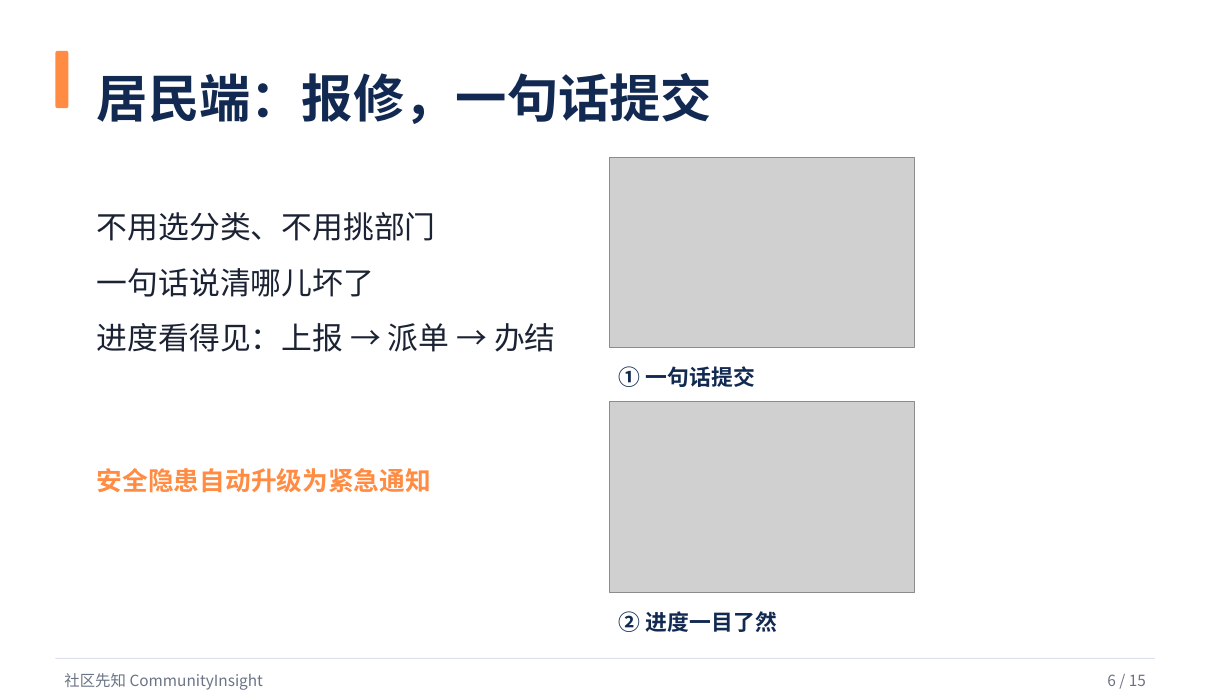
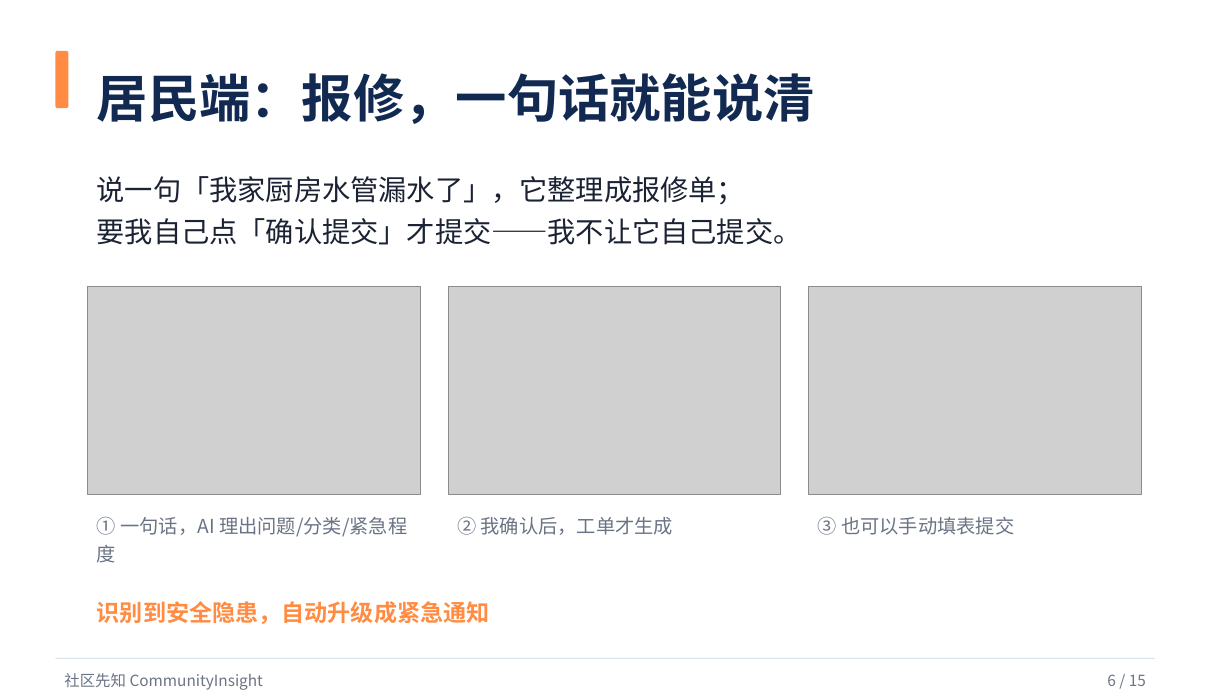
Before and after one commit to woshuofengsu/campus-insight-agent, a slide deck: slide 6 of docs/competition/9月22日路演-社区先知.pptx. Drawn at 1232x693 pixels with LibreOffice and Linux fonts; fonts in the diff are those of the drawing; grey boxes stand for pictures. Boxes give left, top, right and bottom in pixels: in the first picture for what was removed or moved away, otherwise in the second. Text is boxed around its words. In the diff, an @@ line names an element or a change of style, - is before the commit and + after.

```diff
--- a/docs/competition/9月22日路演-社区先知.pptx
+++ b/docs/competition/9月22日路演-社区先知.pptx
@@ text at box(97, 73, 815, 124): text changed @@
-居民端：报修，一句话提交
+居民端：报修，一句话就能说清
@@ text added at box(97, 176, 802, 245), 22 pt, text #1B2233 @@
+说一句「我家厨房水管漏水了」，它整理成报修单；
+要我自己点「确认提交」才提交——我不让它自己提交。
@@ text removed at box(97, 212, 556, 352) @@
-不用选分类、不用挑部门
-一句话说清哪儿坏了
-进度看得见：上报 → 派单 → 办结
@@ picture added at box(88, 287, 421, 494) @@
@@ picture added at box(448, 287, 781, 494) @@
@@ picture: place and size @@
-picture at box(610, 157, 915, 348)
+picture at box(809, 287, 1141, 494)
@@ text removed at box(619, 366, 755, 387) @@
-① 一句话提交
@@ picture removed at box(610, 402, 915, 592) @@
@@ text added at box(97, 517, 407, 563), 15 pt, text #6B7485 @@
+① 一句话，AI 理出问题/分类/紧急程度
@@ text added at box(457, 517, 673, 535), 15 pt, text #6B7485 @@
+② 我确认后，工单才生成
@@ text added at box(818, 517, 1014, 535), 15 pt, text #6B7485 @@
+③ 也可以手动填表提交
@@ text at box(97, 601, 490, 624): text changed; size 20 to 18 pt @@
-安全隐患自动升级为紧急通知
+识别到安全隐患，自动升级成紧急通知
@@ text removed at box(619, 611, 777, 632) @@
-② 进度一目了然
```
Also in this commit, not shown: 1 other slide changed, 19 other files.
